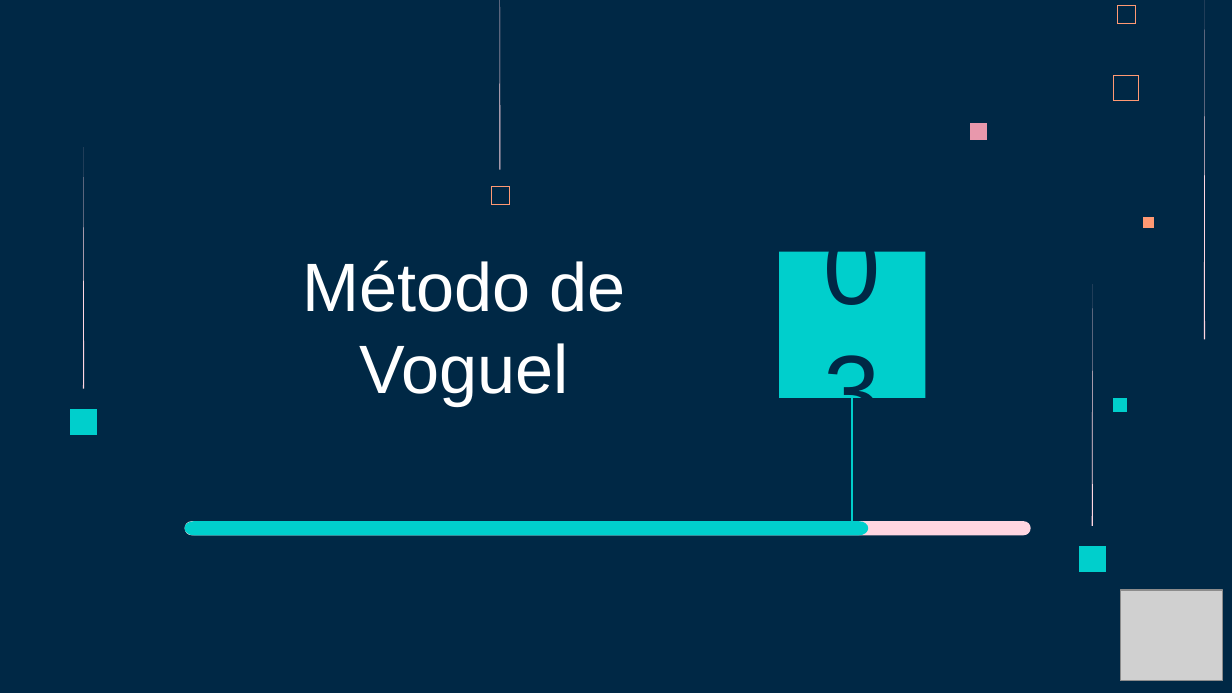
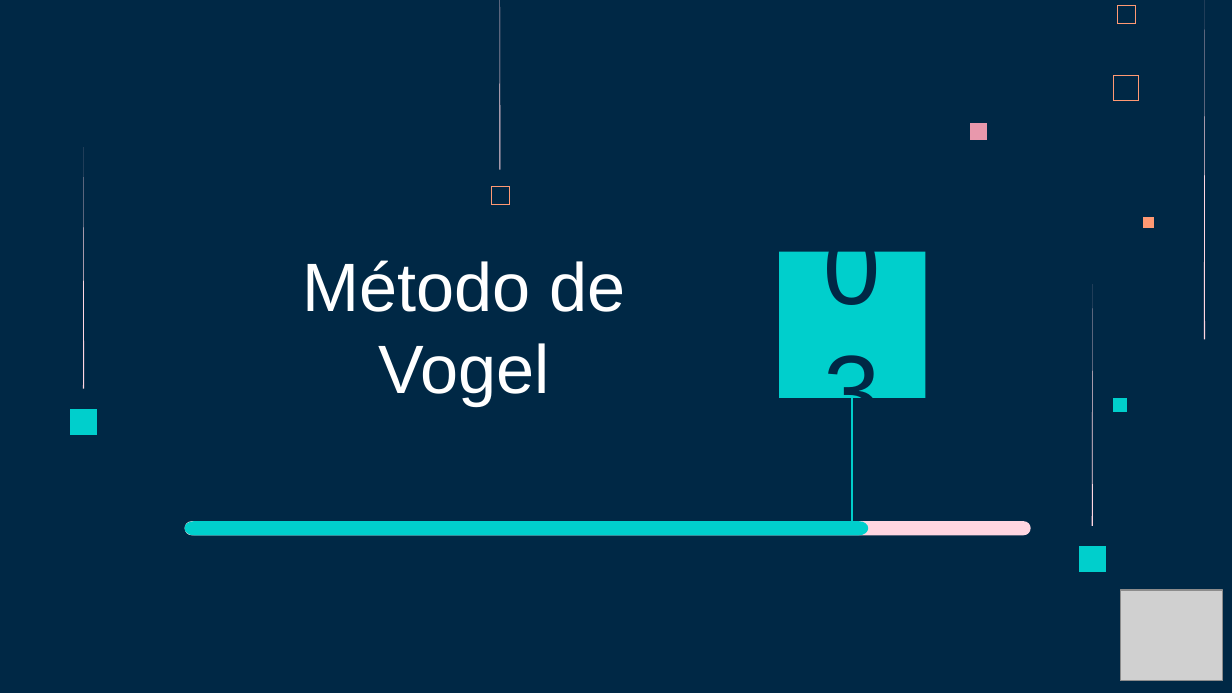
Before and after one commit to Fertry/MASI, a slide deck: slide 24 of Presentación - Problema del Transporte MASI.pptx. Drawn at 1232x693 pixels with LibreOffice and Linux fonts; fonts in the diff are those of the drawing; grey boxes stand for pictures. Boxes give left, top, right and bottom in pixels: in the first picture for what was removed or moved away, otherwise in the second. Text is boxed around its words. In the diff, an @@ line names an element or a change of style, - is before the commit and + after.

```diff
--- a/Presentación - Problema del Transporte MASI.pptx
+++ b/Presentación - Problema del Transporte MASI.pptx
@@ title at (303,260,626,405): text changed @@
-Método de Voguel
+Método de Vogel
```
Also in this commit, not shown: 2 other slides changed, 2 slides removed, 4 other files.
